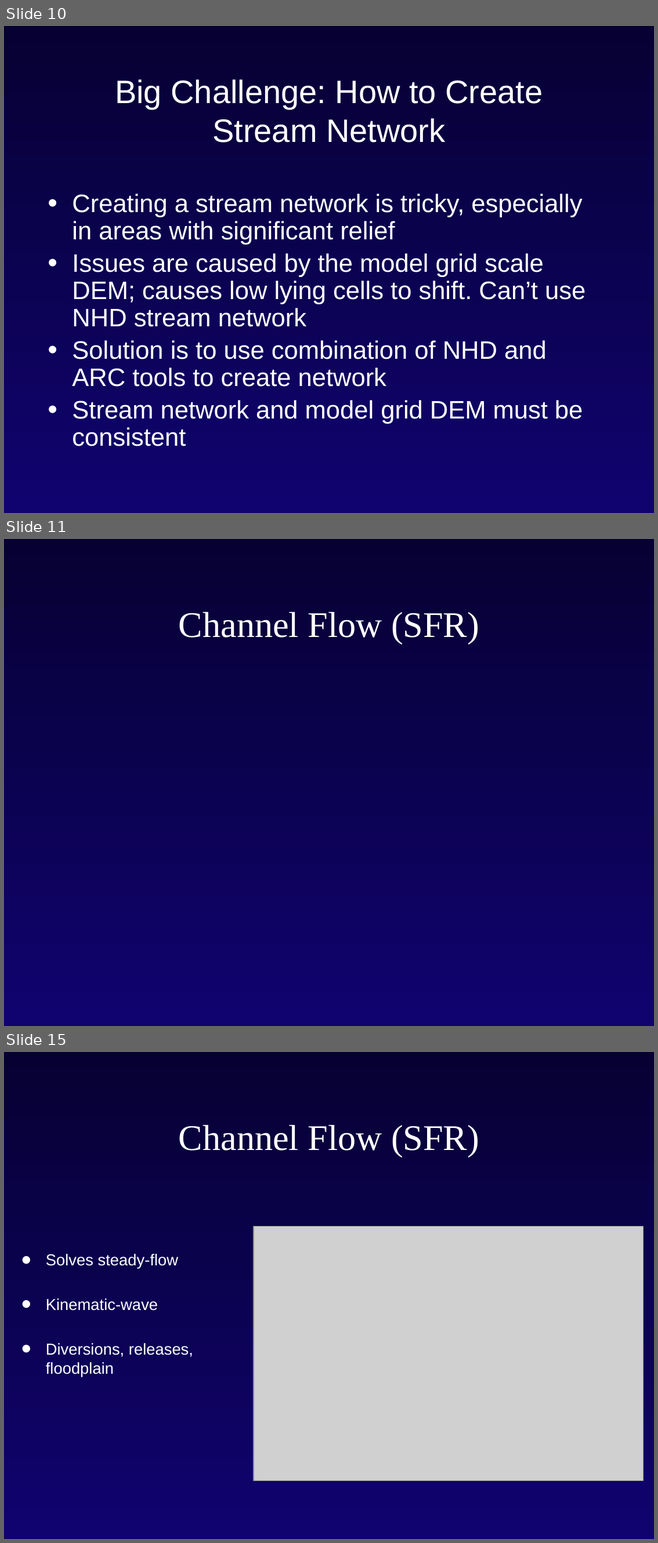
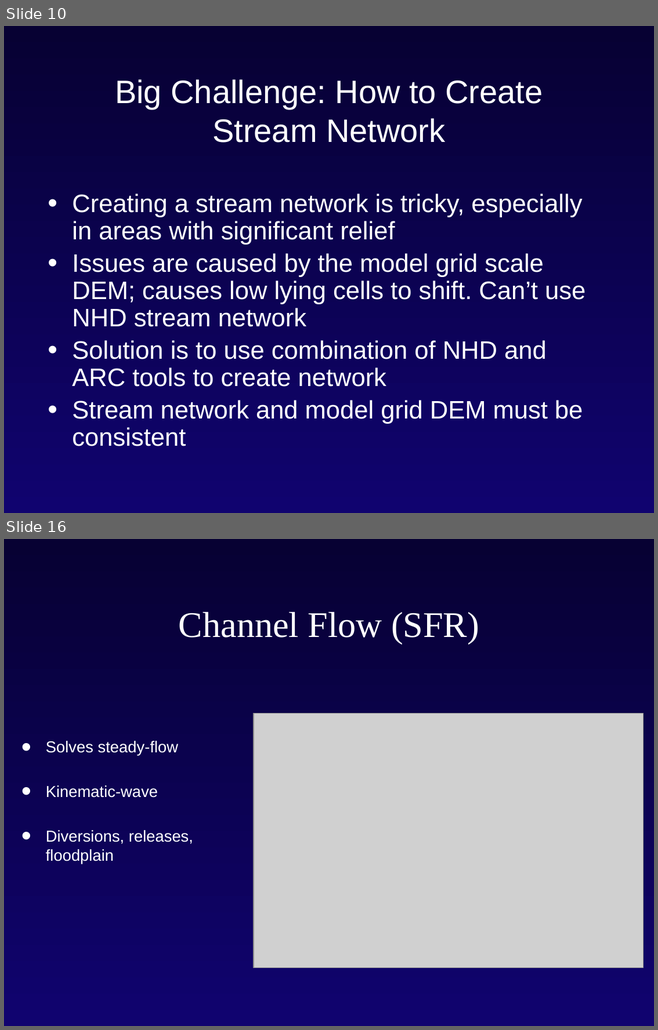
Before and after one commit to rniswon/gsflowID2447_classrepo, a slide deck: presentations/Niswonger/Intro_modflow_D.pptx. Shown one above the other, each under a label of ours: slides 10, 11 and 15 before the commit, slides 10 and 16 after it; the slides between them are not shown. The pictures are 658x1543 and 658x1030 pixels, drawn with LibreOffice and Linux fonts; fonts in the diff are those of the drawing; grey boxes stand for pictures; background and template pictures are left out. Boxes give left, top, right and bottom in pixels: in the first picture for what was removed or moved away, otherwise in the second. Text is boxed around its words. In the diff, an @@ line names an element or a change of style, - is before the commit and + after.

```diff
--- a/presentations/Niswonger/Intro_modflow_D.pptx
+++ b/presentations/Niswonger/Intro_modflow_D.pptx
@@ slide 11 removed at (4,539,654,1026), background gradient #070133 to #10036F @@
@@ title removed at (179,611,479,644) @@
-Channel Flow (SFR)
@@ what was slide 15 is now slide 16 @@
```
Also in this commit, not shown: 5 slides added, 3 other slides removed, 13 other files.
